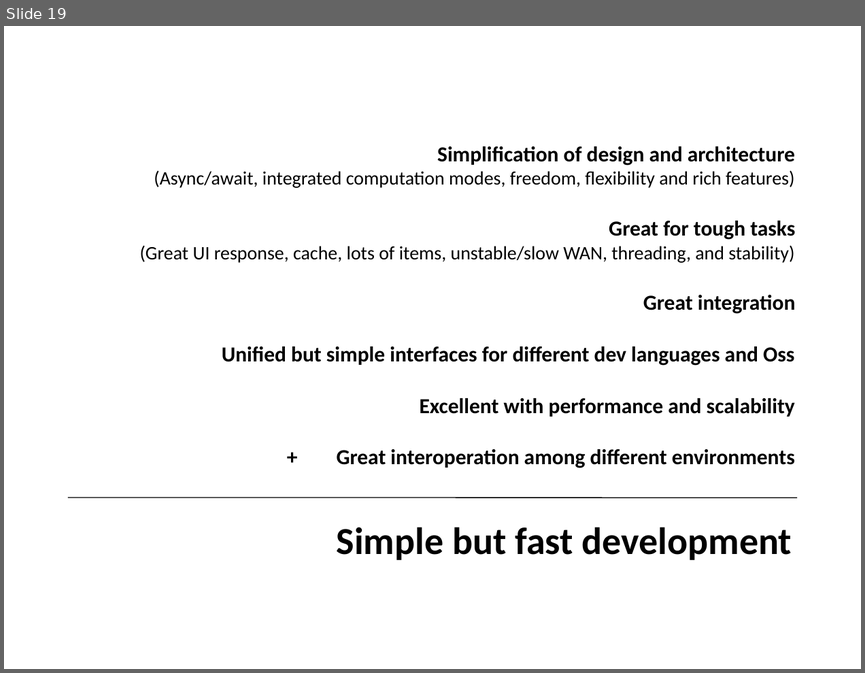
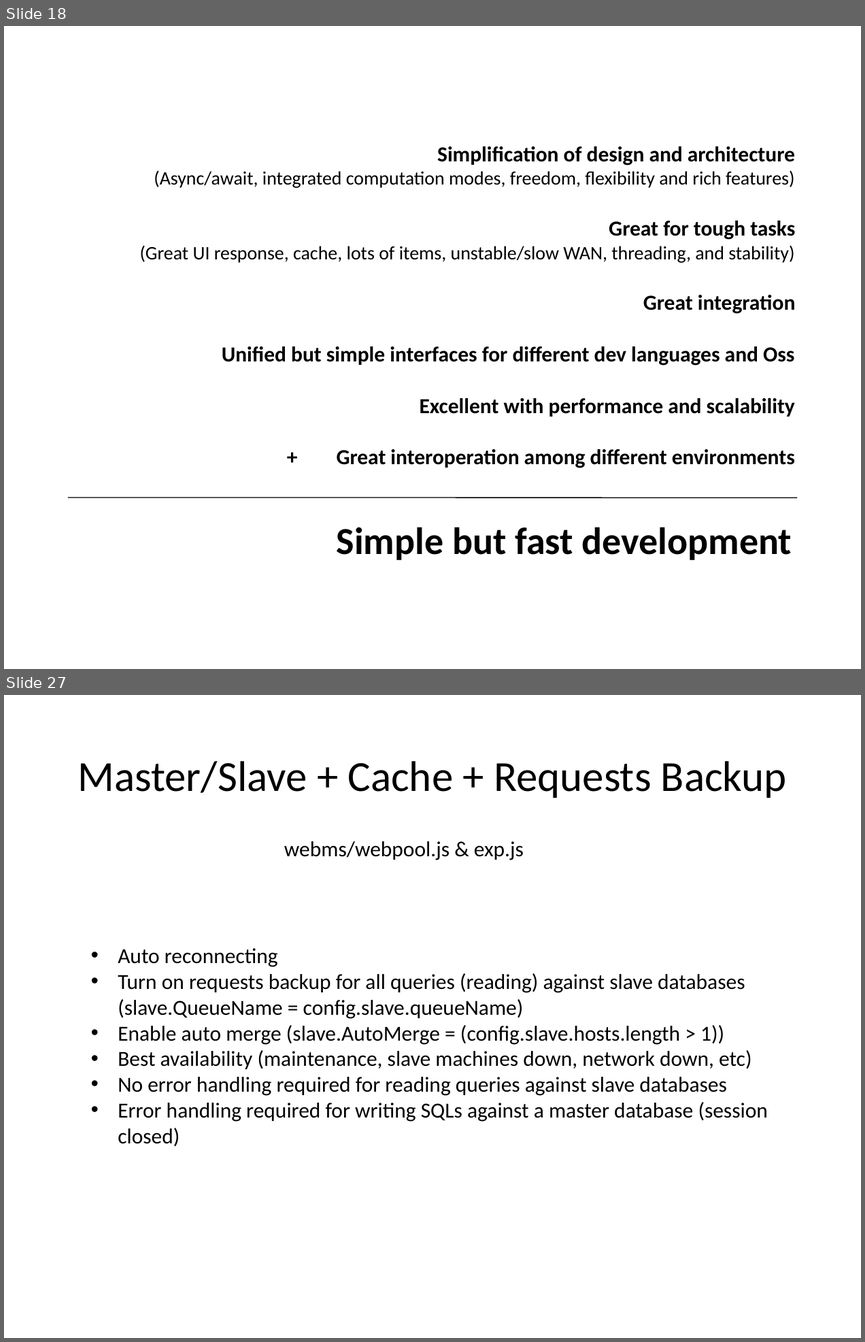
Before and after one commit to udaparts/nodejsdemos, a slide deck: SocketPro for Node.js.pptx. Shown one above the other, each under a label of ours: slide 19 before the commit, slides 18 and 27 after it; the slides between them are not shown. The pictures are 865x673 and 865x1342 pixels, drawn with LibreOffice and Linux fonts; fonts in the diff are those of the drawing. Boxes give left, top, right and bottom in pixels: in the first picture for what was removed or moved away, otherwise in the second. Text is boxed around its words. In the diff, an @@ line names an element or a change of style, - is before the commit and + after.

```diff
--- a/SocketPro for Node.js.pptx
+++ b/SocketPro for Node.js.pptx
@@ slide 27 added at [4,695,861,1338], background #FFFFFF @@
@@ title added at [77,761,787,798], 36 pt, text #000000 @@
+Master/Slave + Cache + Requests Backup
@@ text added at [284,841,524,860], 18 pt, text #000000 @@
+webms/webpool.js & exp.js
@@ text added at [118,948,768,1146], 18 pt, text #000000 @@
+• Auto reconnecting
+• Turn on requests backup for all queries (reading) against slave databases (slave.QueueName = config.slave.queueName)
+• Enable auto merge (slave.AutoMerge = (config.slave.hosts.length > 1))
+• Best availability (maintenance, slave machines down, network down, etc)
+• No error handling required for reading queries against slave databases
+• Error handling required for writing SQLs against a master database (session closed)
@@ what was slide 19 is now slide 18 @@
```
Also in this commit, not shown: 9 slides changed, 2 other slides added, 2 slides removed, 2 other files.
